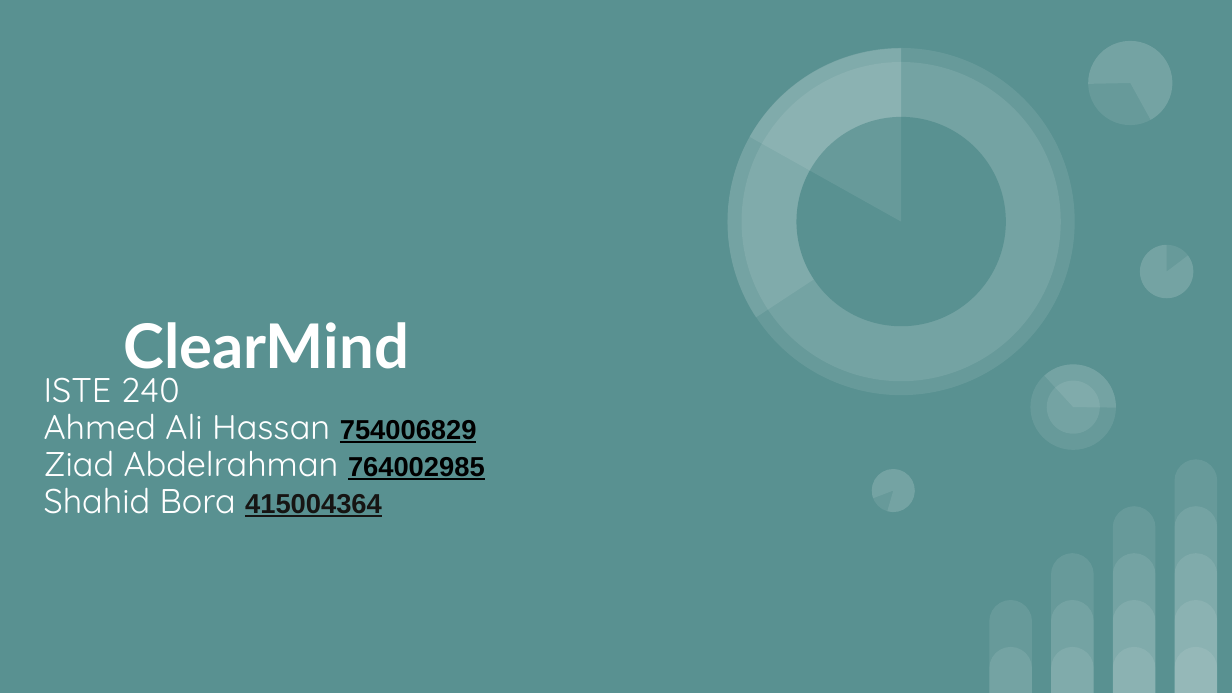
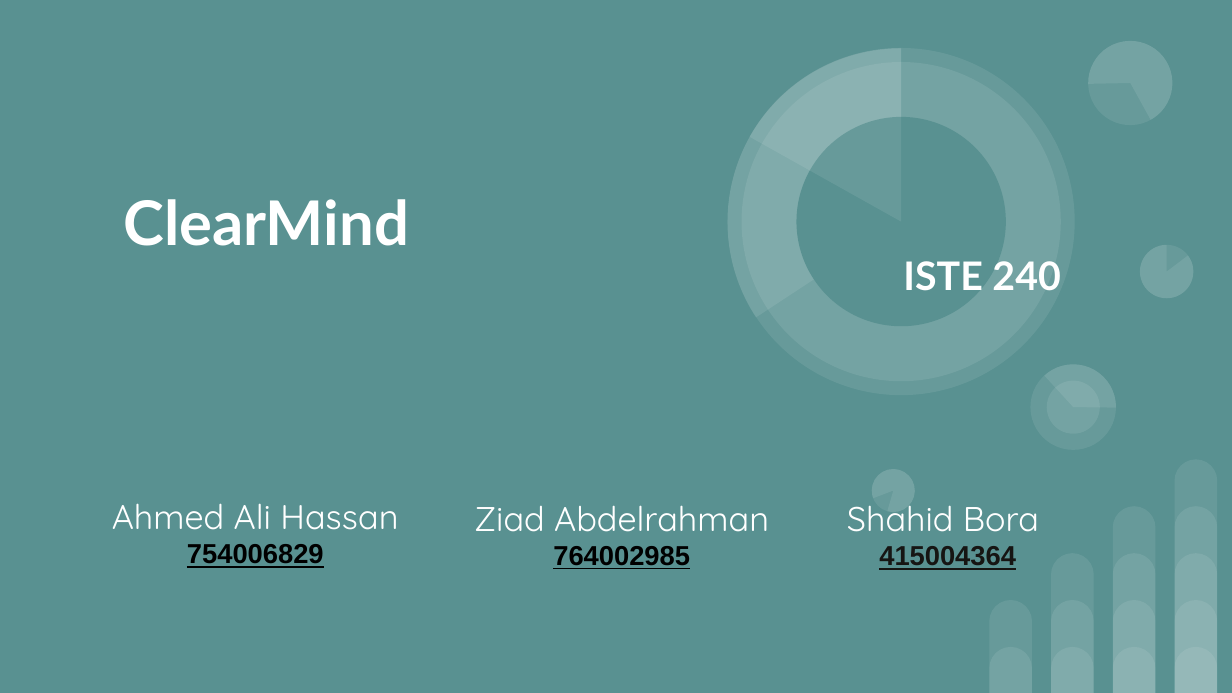
Before and after one commit to ziadprog/ISTE240-Project-Group-6, a slide deck: slide 1 of ISTE Project PPT Group 6.pptx. Drawn at 1232x693 pixels with LibreOffice and Linux fonts; fonts in the diff are those of the drawing. Boxes give left, top, right and bottom in pixels: in the first picture for what was removed or moved away, otherwise in the second. Text is boxed around its words. In the diff, an @@ line names an element or a change of style, - is before the commit and + after.

```diff
--- a/ISTE Project PPT Group 6.pptx
+++ b/ISTE Project PPT Group 6.pptx
@@ title "ClearMind" rewrapped from bbox=[123, 322, 409, 379] to bbox=[123, 199, 409, 246] @@
@@ title added at bbox=[903, 261, 1060, 291], 23 pt, text #FFFFFF, bold @@
+ISTE 240
@@ subtitle at bbox=[112, 503, 398, 568]: text changed @@
-ISTE 240
-Ahmed Ali Hassan 754006829
-Ziad Abdelrahman 764002985
-Shahid Bora 415004364
+Ahmed Ali Hassan
+754006829
@@ subtitle added at bbox=[474, 505, 769, 569], 20 pt, text #FFFFFF @@
+Ziad Abdelrahman
+764002985
@@ subtitle added at bbox=[847, 505, 1039, 570], 20 pt, text #FFFFFF @@
+Shahid Bora
+415004364
```
Also in this commit, not shown: 3 other slides changed, 1 slide added.
